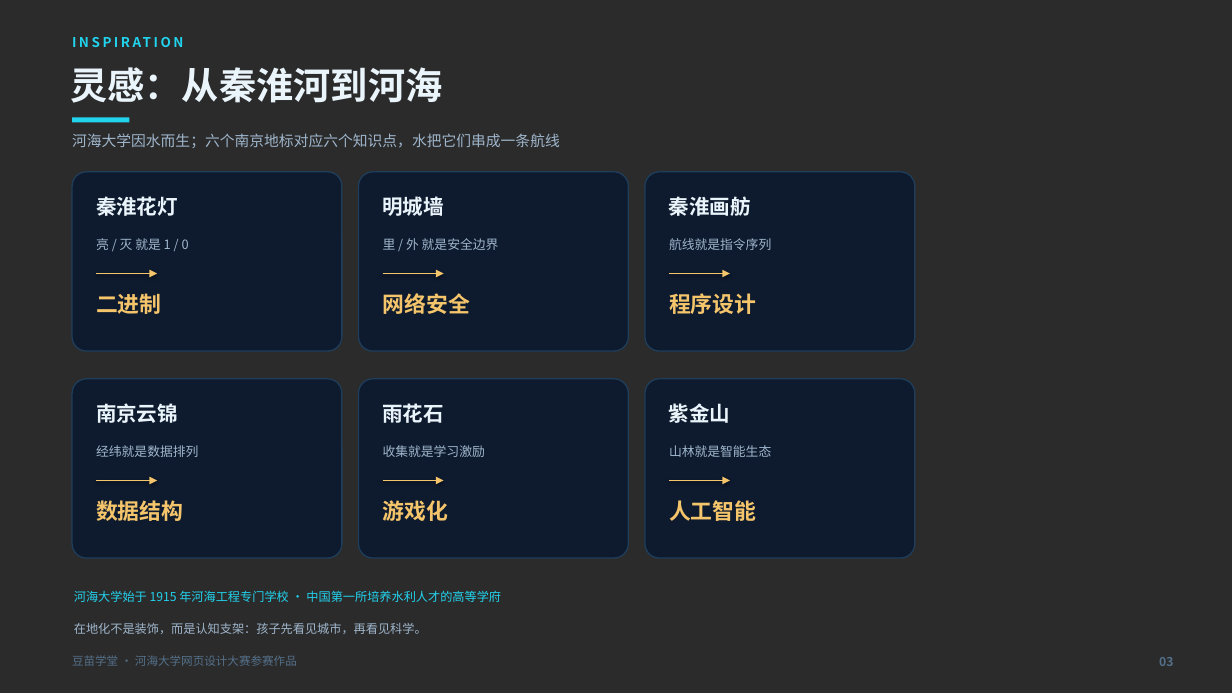
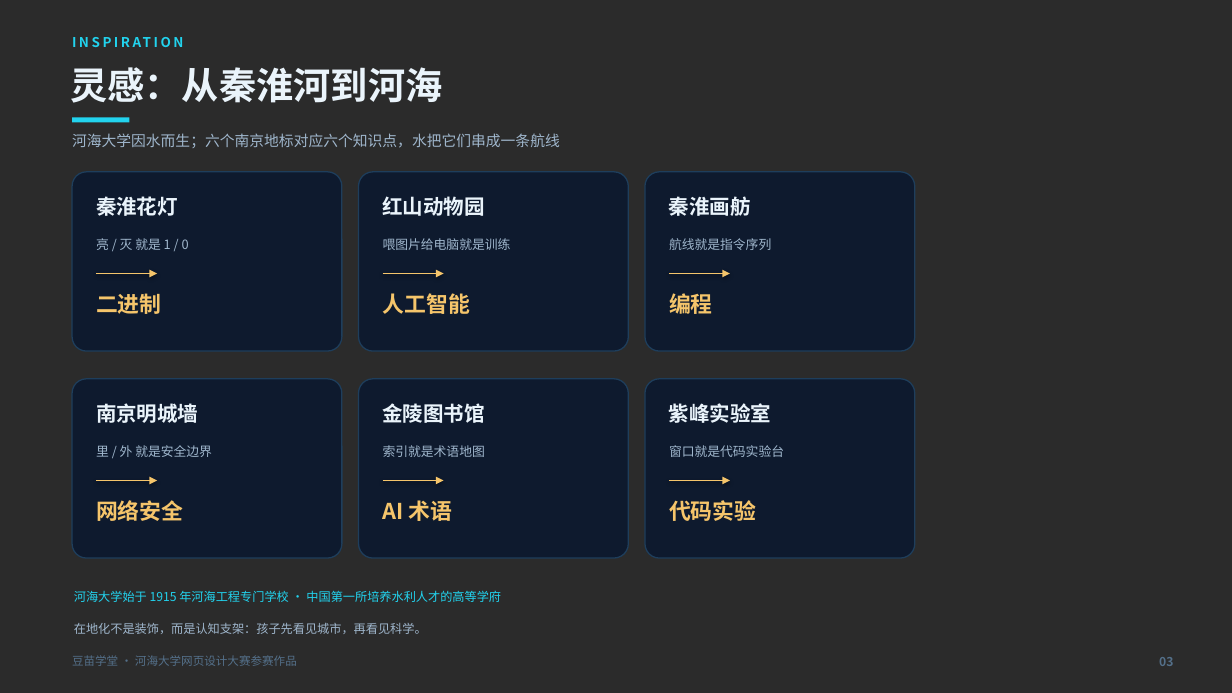
Before and after one commit to wbydxx/doumiao-academy, a slide deck: slide 3 of deliverables/豆苗学堂-演示PPT.pptx. Drawn at 1232x693 pixels with LibreOffice and Linux fonts; fonts in the diff are those of the drawing; background and template pictures are left out; a plain dark background stands for a picture behind light text. Boxes give left, top, right and bottom in pixels: in the first picture for what was removed or moved away, otherwise in the second. Text is boxed around its words. In the diff, an @@ line names an element or a change of style, - is before the commit and + after.

```diff
--- a/deliverables/豆苗学堂-演示PPT.pptx
+++ b/deliverables/豆苗学堂-演示PPT.pptx
@@ text at [383, 196, 485, 216]: text changed @@
-明城墙
+红山动物园
@@ text at [383, 238, 511, 250]: text changed @@
-里 / 外 就是安全边界
+喂图片给电脑就是训练
@@ text at [383, 293, 470, 314]: text changed @@
-网络安全
+人工智能
@@ text at [669, 290, 713, 318]: text changed @@
-程序设计
+编程
@@ text at [96, 403, 198, 423]: text changed @@
-南京云锦
+南京明城墙
@@ text at [383, 403, 485, 423]: text changed @@
-雨花石
+金陵图书馆
@@ text at [669, 403, 771, 423]: text changed @@
-紫金山
+紫峰实验室
@@ text at [96, 445, 212, 457]: text changed @@
-经纬就是数据排列
+里 / 外 就是安全边界
@@ text at [383, 445, 485, 457]: text changed @@
-收集就是学习激励
+索引就是术语地图
@@ text at [669, 445, 784, 457]: text changed @@
-山林就是智能生态
+窗口就是代码实验台
@@ text at [96, 500, 183, 521]: text changed @@
-数据结构
+网络安全
@@ text at [383, 500, 453, 521]: text changed @@
-游戏化
+AI 术语
@@ text at [669, 500, 756, 521]: text changed @@
-人工智能
+代码实验
```
Also in this commit, not shown: 11 other slides changed, 46 other files.
